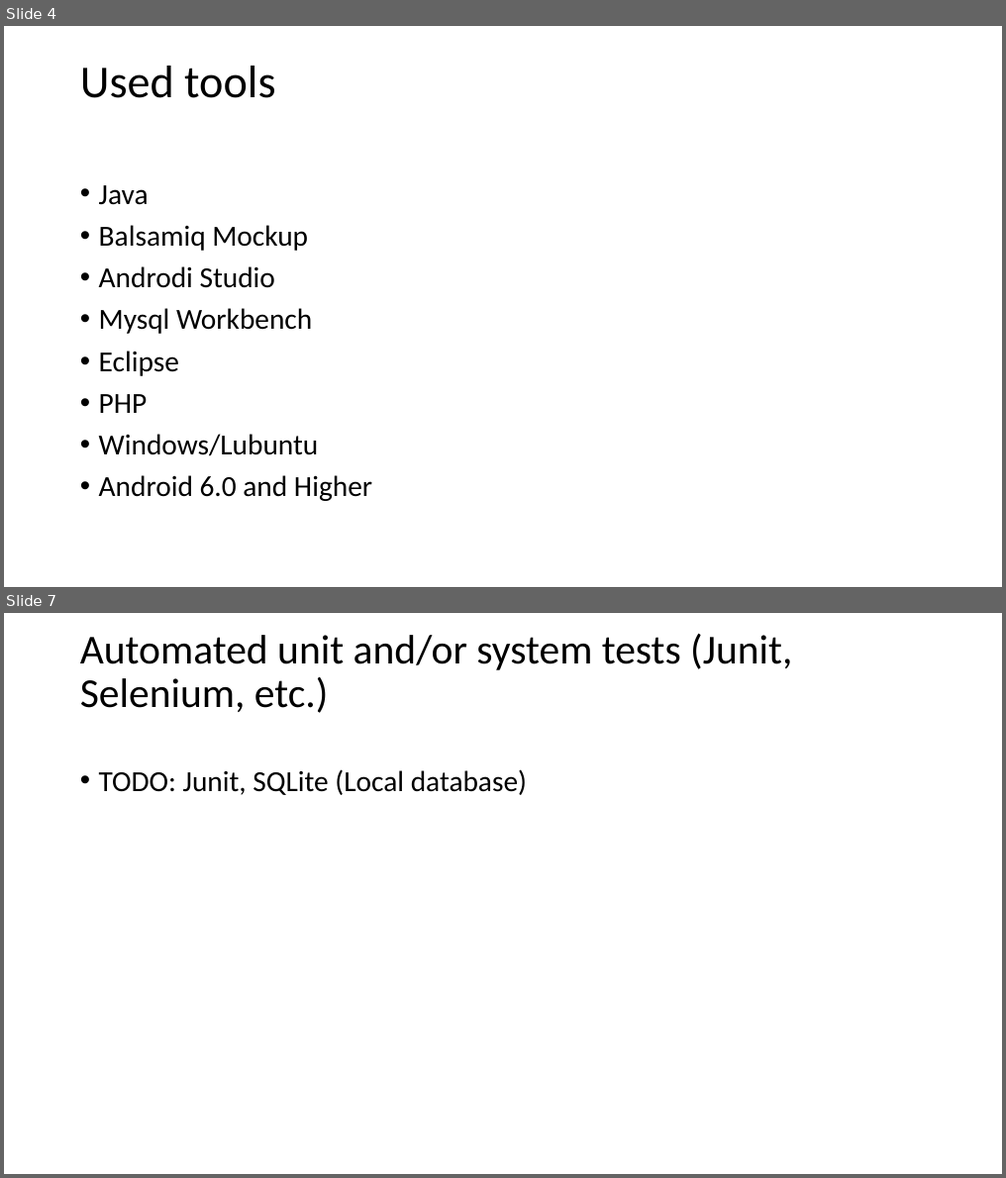
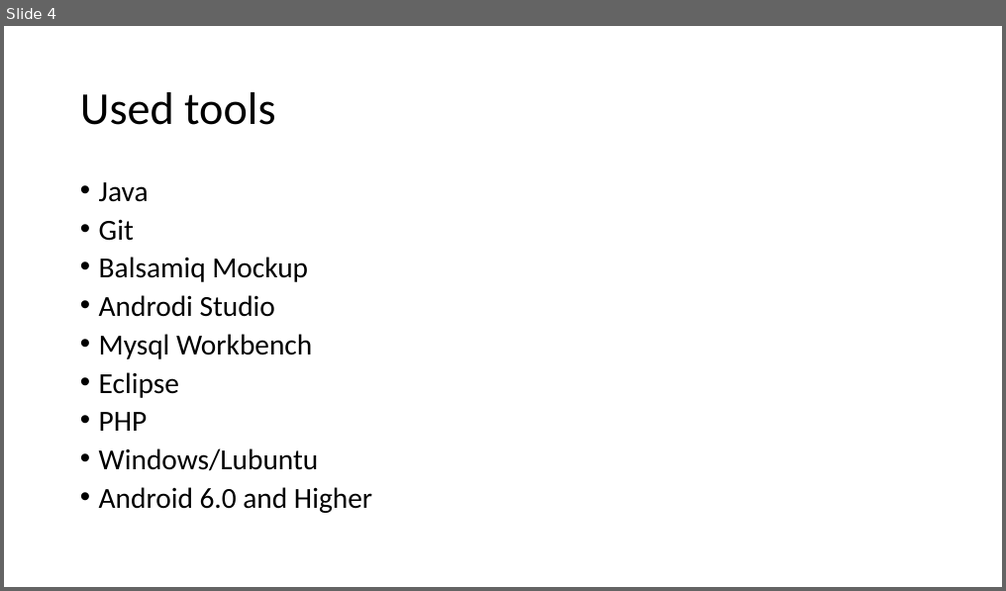
Before and after one commit to bricht/piens-un-maize, a slide deck: presentation/MilknBread.pptx. Shown one above the other, each under a label of ours: slides 4 and 7 before the commit, slide 4 after it; the slides between them are not shown. The pictures are 1006x1178 and 1006x591 pixels, drawn with LibreOffice and Linux fonts; fonts in the diff are those of the drawing. Boxes give left, top, right and bottom in pixels: in the first picture for what was removed or moved away, otherwise in the second. Text is boxed around its words. In the diff, an @@ line names an element or a change of style, - is before the commit and + after.

```diff
--- a/presentation/MilknBread.pptx
+++ b/presentation/MilknBread.pptx
@@ slide 7 removed at (x1=4, y1=613, x2=1002, y2=1174), background #FFFFFF @@
@@ title removed at (x1=80, y1=633, x2=792, y2=713) @@
-Automated unit and/or system tests (Junit, Selenium, etc.)
@@ text removed at (x1=99, y1=769, x2=527, y2=795) @@
-• TODO: Junit, SQLite (Local database)
@@ slide 4 changed as well @@
@@ title "Used tools" moved from (x1=80, y1=66, x2=275, y2=98) to (x1=80, y1=92, x2=275, y2=125) @@
@@ text at (x1=99, y1=182, x2=372, y2=513): line spacing 0.9 to 0.8 @@
@@ text at (x1=99, y1=219, x2=134, y2=241): paragraph added @@
+• Git
```
Also in this commit, not shown: 7 other slides changed, 2 slides added, 3 other slides removed.
